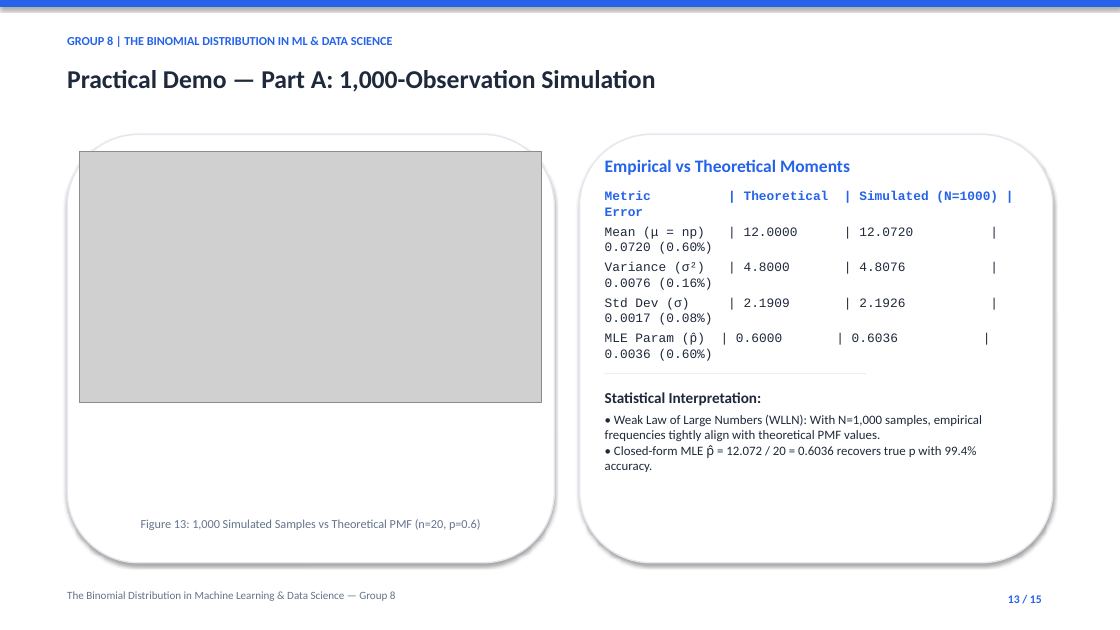
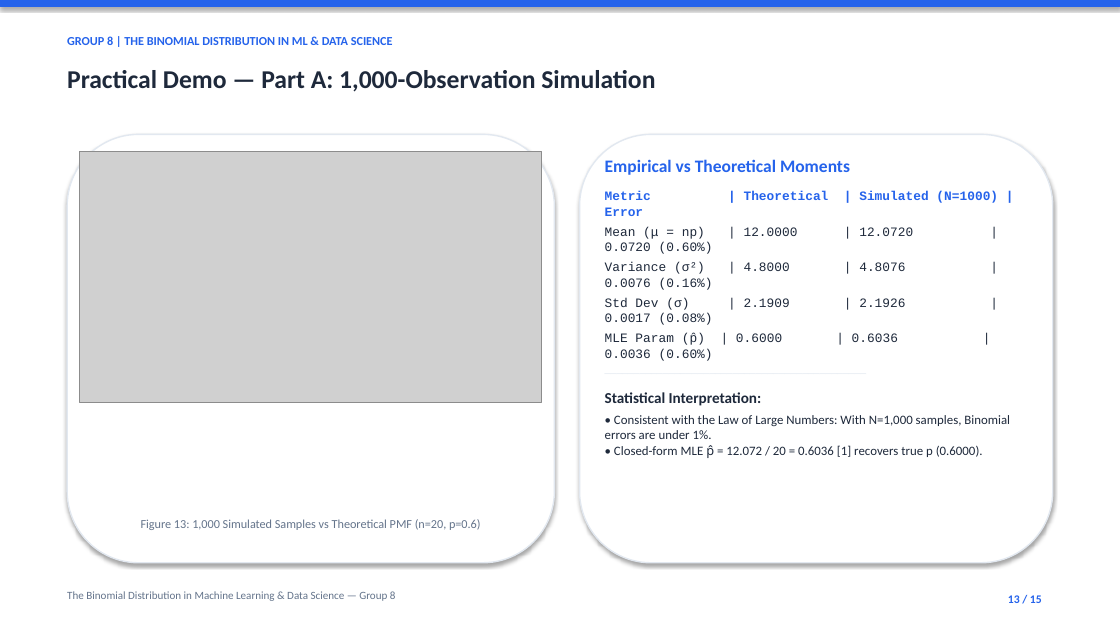
Before and after one commit to TariqYouhana/stat-probability-distributions-ml, a slide deck: slide 13 of slides.pptx. Drawn at 1120x630 pixels with LibreOffice and Linux fonts; fonts in the diff are those of the drawing; grey boxes stand for pictures. Boxes give left, top, right and bottom in pixels: in the first picture for what was removed or moved away, otherwise in the second. Text is boxed around its words. In the diff, an @@ line names an element or a change of style, - is before the commit and + after.

Commit message:
Apply rubric fixes: pooled A/B test, CDF median, Binomial naming, NB mechanism, title & citations

```diff
--- a/slides.pptx
+++ b/slides.pptx
@@ text at (x1=605, y1=415, x2=1010, y2=458): text changed @@
-• Weak Law of Large Numbers (WLLN): With N=1,000 samples, empirical frequencies tightly align with theoretical PMF values.
-• Closed-form MLE p̂ = 12.072 / 20 = 0.6036 recovers true p with 99.4% accuracy.
+• Consistent with the Law of Large Numbers: With N=1,000 samples, Binomial errors are under 1%.
+• Closed-form MLE p̂ = 12.072 / 20 = 0.6036 [1] recovers true p (0.6000).
```
Also in this commit, not shown: 9 other slides changed, 11 other files.
